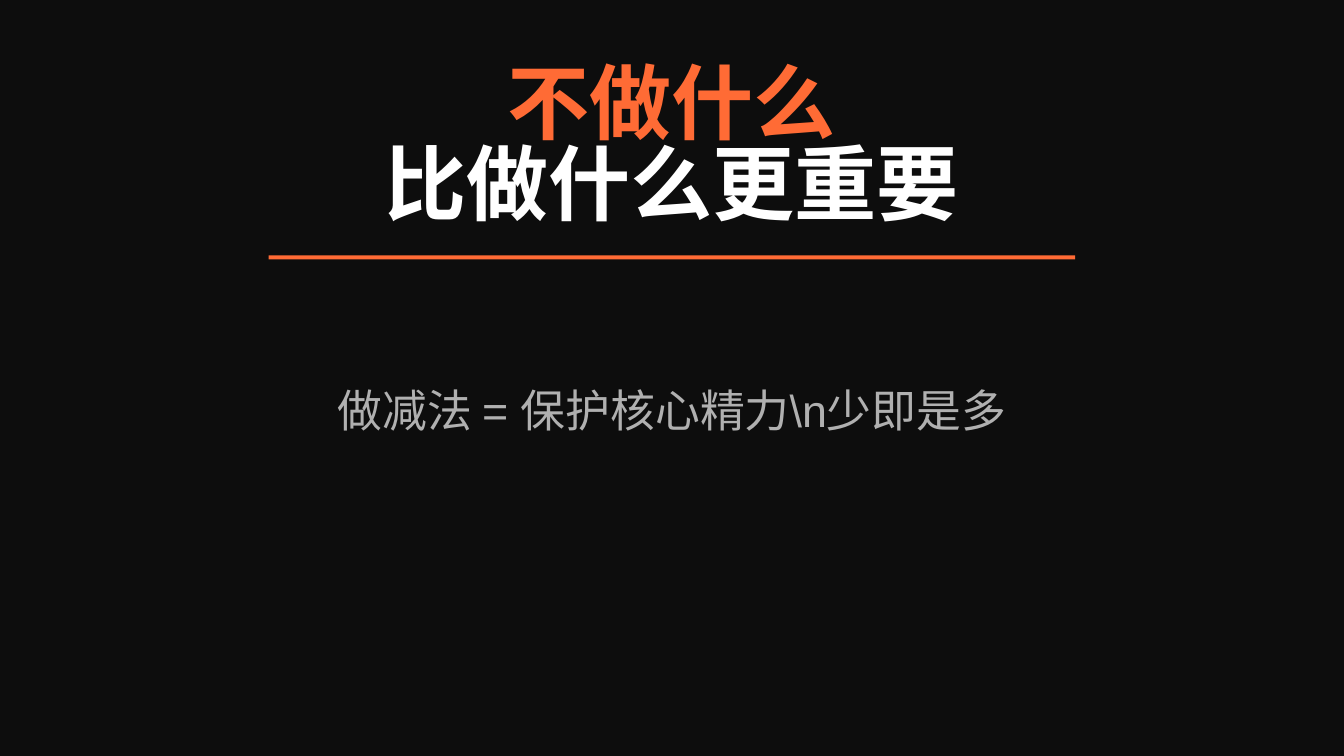
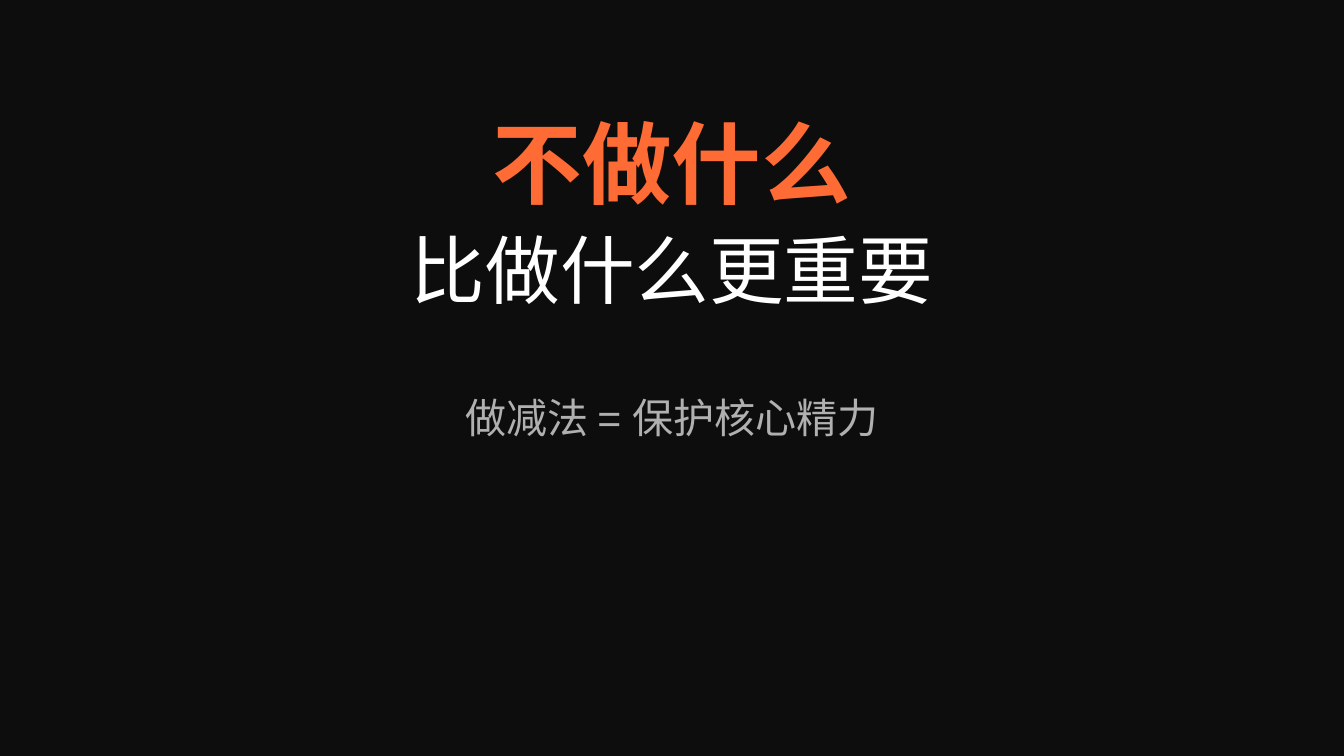
Before and after one commit to lingling1989r/Openclaw4OPC, a slide deck: slide 3 of 认知与案例-金句版.pptx (slide 2 before the commit). Drawn at 1344x756 pixels with LibreOffice and Linux fonts; fonts in the diff are those of the drawing. Boxes give left, top, right and bottom in pixels: in the first picture for what was removed or moved away, otherwise in the second. Text is boxed around its words. In the diff, an @@ line names an element or a change of style, - is before the commit and + after.

```diff
--- a/认知与案例-金句版.pptx
+++ b/认知与案例-金句版.pptx
@@ text "不做什么" moved from (x1=508, y1=63, x2=836, y2=154) to (x1=493, y1=121, x2=851, y2=205) @@
@@ text "不做什么" at (x1=493, y1=121, x2=851, y2=205): size 44 to 48 pt @@
@@ text "比做什么更重要" moved from (x1=384, y1=130, x2=959, y2=222) to (x1=411, y1=235, x2=933, y2=304) @@
@@ text "比做什么更重要" at (x1=411, y1=235, x2=933, y2=304): size 44 to 40 pt, bold off @@
@@ rectangle removed at (x1=269, y1=255, x2=1075, y2=259) @@
@@ text at (x1=465, y1=398, x2=879, y2=437): text changed; size 24 to 22 pt @@
-做减法 = 保护核心精力\n少即是多
+做减法 = 保护核心精力
```
Also in this commit, not shown: 5 other slides changed, 3 slides added.
